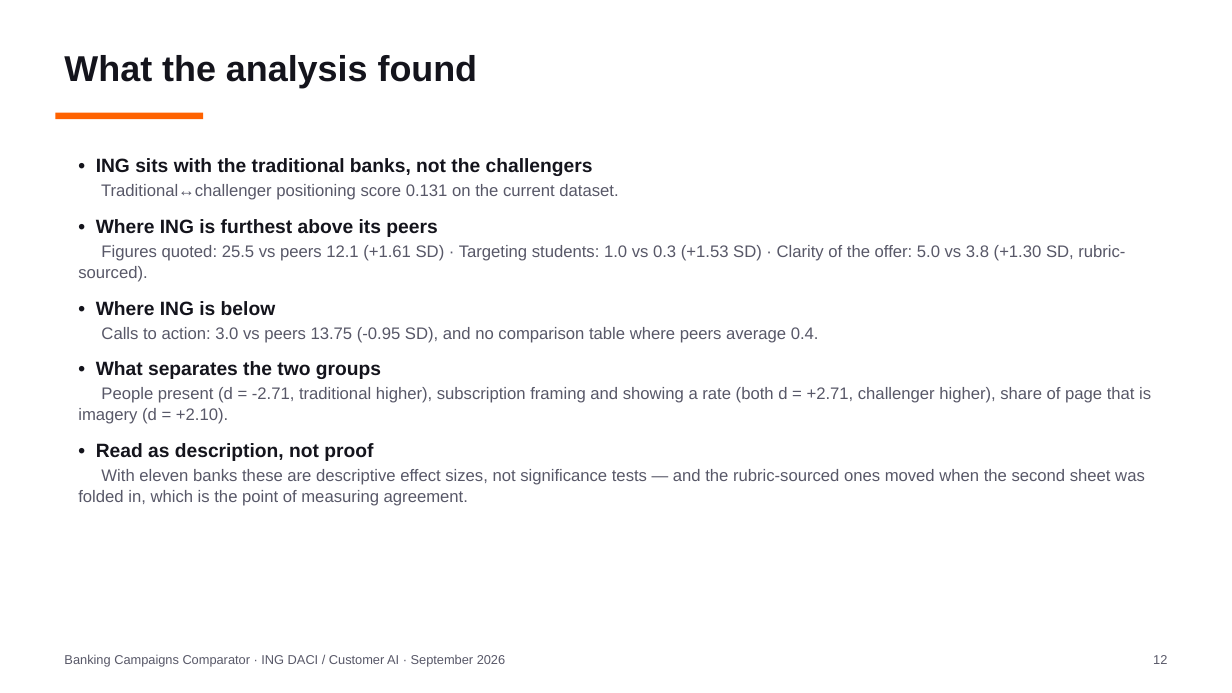
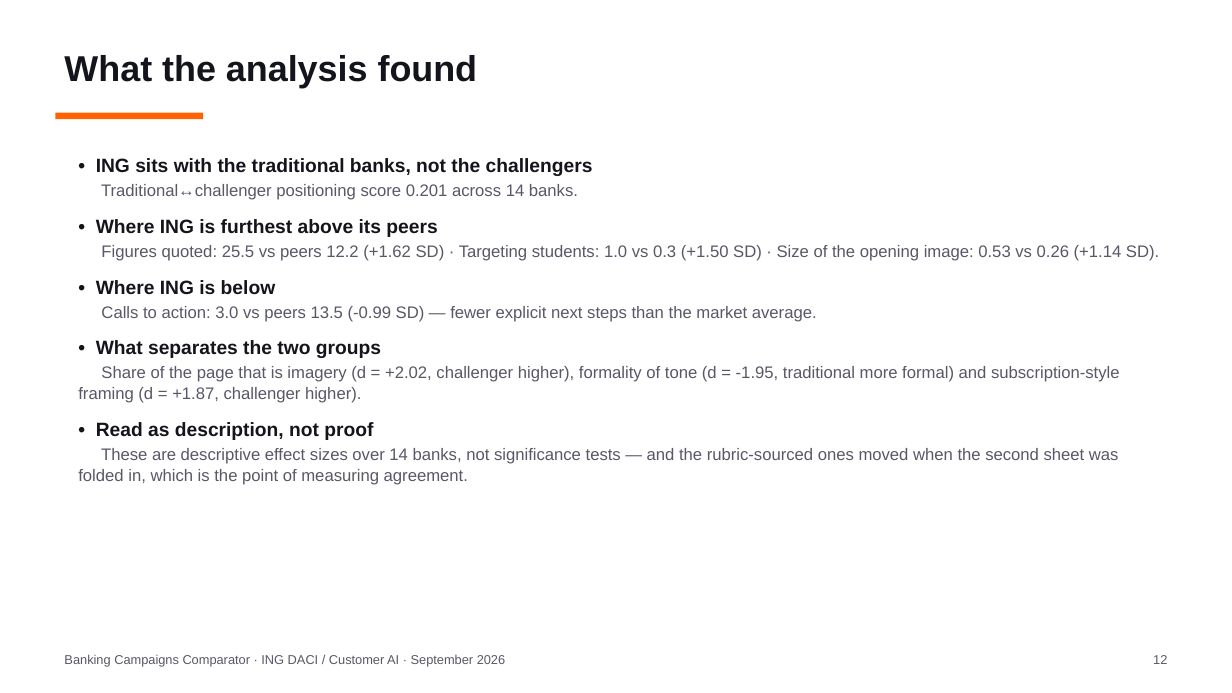
Before and after one commit to Siegried81/ing-usecase, a slide deck: slide 12 of docs/Banking_Campaigns_Comparator.pptx. Drawn at 1232x693 pixels with LibreOffice and Linux fonts; fonts in the diff are those of the drawing. Boxes give left, top, right and bottom in pixels: in the first picture for what was removed or moved away, otherwise in the second. Text is boxed around its words. In the diff, an @@ line names an element or a change of style, - is before the commit and + after.

Commit message:
feat: capture BNP Paribas Fortis, add CBC and Keytrade - 16 pages / 14 banks
The coverage gap the report was still showing is closed. ING's list is now
complete except for banks that publish no comparable page at all.

BNP Paribas Fortis: every headless client returned HTTP 503 on every path,
including the homepage, with any User-Agent and in both bundled Chromium and
real Chrome. Measured across four variants, the discriminator was headlessness
itself - the same URL in a headful browser returned 200 and the real page. The
targets file gained method: headful, which launches a real visible Chrome for
that host only. This is not evasion and not the manual-save path: robots.txt
still allows the path and is checked before every fetch, exactly one request is
made per page, and nothing rotates IP, session or identity. Reverting is one
line per target if the team reads LC-04 more strictly.

Keytrade Bank: its KeyPack is the current-account package, but the site never
reaches networkidle (consent and analytics keep loading) and the headless client
stalled. render() now also takes wait_until and timeout_ms per target, and
Keytrade uses domcontentloaded with a 60s budget.

CBC (KBC Group's francophone brand) captured headless like any other target.

Registries: headful_render added to the frozen collection_method enum, and cbc
and keytrade added to the frozen bank enum, BANK_CATEGORY and BRAND_COLOURS
(CBC's accent #0097db from its own logos-cbc.svg, Keytrade's #03b3d9 from its
declared theme-color). check_schema_freeze.py passes.

Also fixed: limitations.md claimed Trends 'covers three of the nine banks' - a
hard-coded count that had already rotted. It now says it covers the banks in
Dan's export rather than every bank compared, which cannot go stale.

Checked and excluded, and not because of robots (all allow): Fintro (BNP's
agent-network brand, no comparable landing page), Bank Nagelmackers (private
banking; 1,052 sitemap URLs contain no retail current-account product page),
Triodos Belgium (current account is business-only), bpost bank (absorbed into
BNP), AXA Bank (merged into Crelan).

Result: current_account_pack compares 16 pages across 14 banks, nothing
excluded, ING 0.201. Deck and video rebuilt on the new snapshot; 368 tests pass.

```diff
--- a/docs/Banking_Campaigns_Comparator.pptx
+++ b/docs/Banking_Campaigns_Comparator.pptx
@@ text at (x1=101, y1=184, x2=578, y2=200): text changed @@
-Traditional↔challenger positioning score 0.131 on the current dataset.
+Traditional↔challenger positioning score 0.201 across 14 banks.
@@ text at (x1=101, y1=245, x2=1159, y2=261): text changed @@
-Figures quoted: 25.5 vs peers 12.1 (+1.61 SD) · Targeting students: 1.0 vs 0.3 (+1.53 SD) · Clarity of the offer: 5.0 vs 3.8 (+1.30 SD, rubric-sourced).
+Figures quoted: 25.5 vs peers 12.2 (+1.62 SD) · Targeting students: 1.0 vs 0.3 (+1.50 SD) · Size of the opening image: 0.53 vs 0.26 (+1.14 SD).
@@ text at (x1=101, y1=306, x2=817, y2=322): text changed @@
-Calls to action: 3.0 vs peers 13.75 (-0.95 SD), and no comparison table where peers average 0.4.
+Calls to action: 3.0 vs peers 13.5 (-0.99 SD) — fewer explicit next steps than the market average.
@@ text at (x1=78, y1=366, x2=1120, y2=403): text changed @@
-People present (d = -2.71, traditional higher), subscription framing and showing a rate (both d = +2.71, challenger higher), share of page that is imagery (d = +2.10).
+Share of the page that is imagery (d = +2.02, challenger higher), formality of tone (d = -1.95, traditional more formal) and subscription-style framing (d = +1.87, challenger higher).
@@ text at (x1=78, y1=448, x2=1119, y2=485): text changed @@
-With eleven banks these are descriptive effect sizes, not significance tests — and the rubric-sourced ones moved when the second sheet was folded in, which is the point of measuring agreement.
+These are descriptive effect sizes over 14 banks, not significance tests — and the rubric-sourced ones moved when the second sheet was folded in, which is the point of measuring agreement.
```
Also in this commit, not shown: 4 other slides changed, 15 other files.
